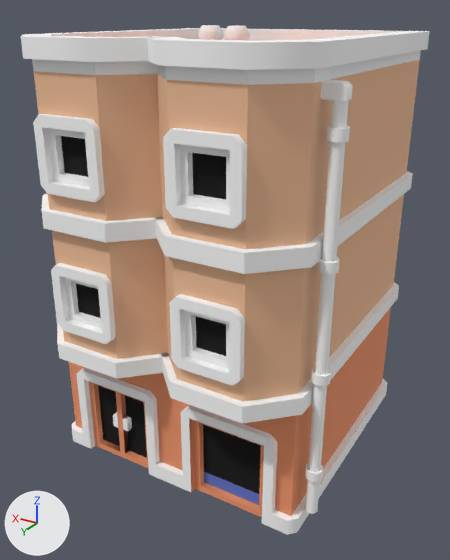
The glTF model assets/kenney/citycommercial/building-a.glb: old version first, new version second.
Camera for both pictures: a 50 mm lens placed at (-0.907, 1.587, 1.333), pointed at (0.015, 0.05, 0.565). Every picture has the same lights, and +X, +Y and +Z are marked at lower left. The picture after the commit comes second.

Objects in the first picture: 'building-a'.
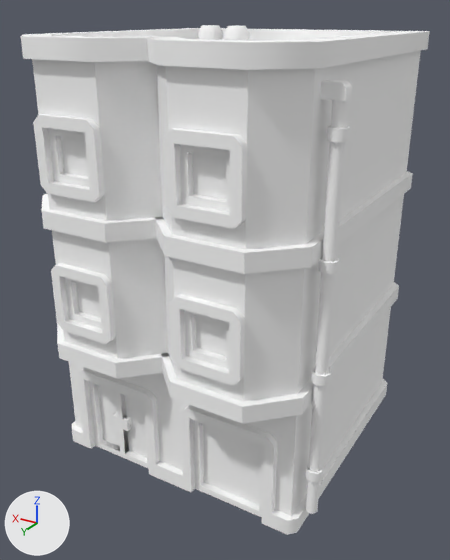
Where the change shows, as pixel boxes [x1, y1, x2, y2] in the pictures (450 x 560 px):
'building-a', recoloured (lighter)
    both: [33, 25, 420, 522]

The change in detail:
Material 'colormap.111' (mat_colormap_111) is new.
Its base color is (1.0, 1.0, 1.0) (white #ffffff).
Its roughness is 1.0.
me_building_a has 733 vertices, 1242 faces and spans x -0.442..0.442, y -0.47..0.47, z 0.0..1.293.
me_building_a no longer uses material mat_colormap.
me_building_a gains material mat_colormap_111 (white #ffffff).
